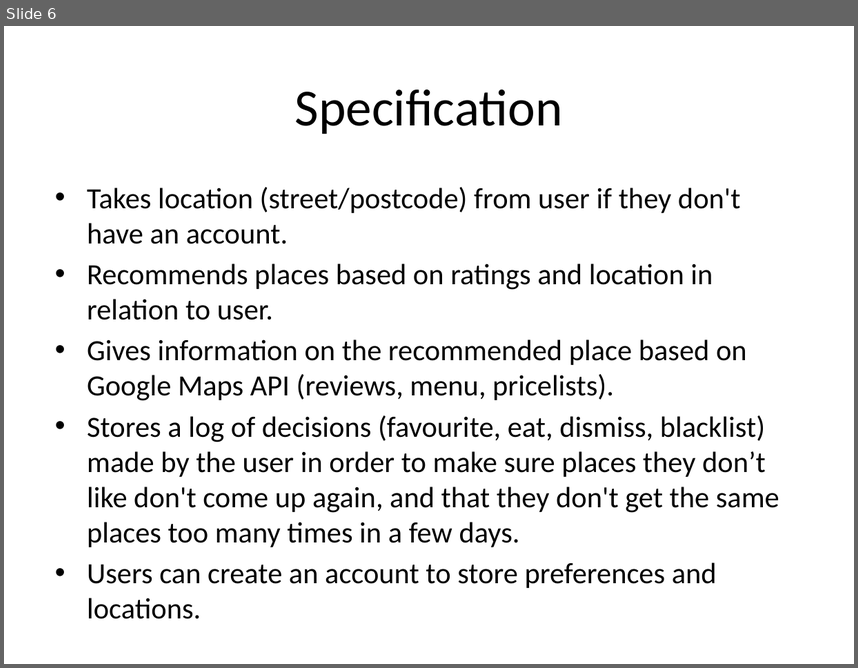
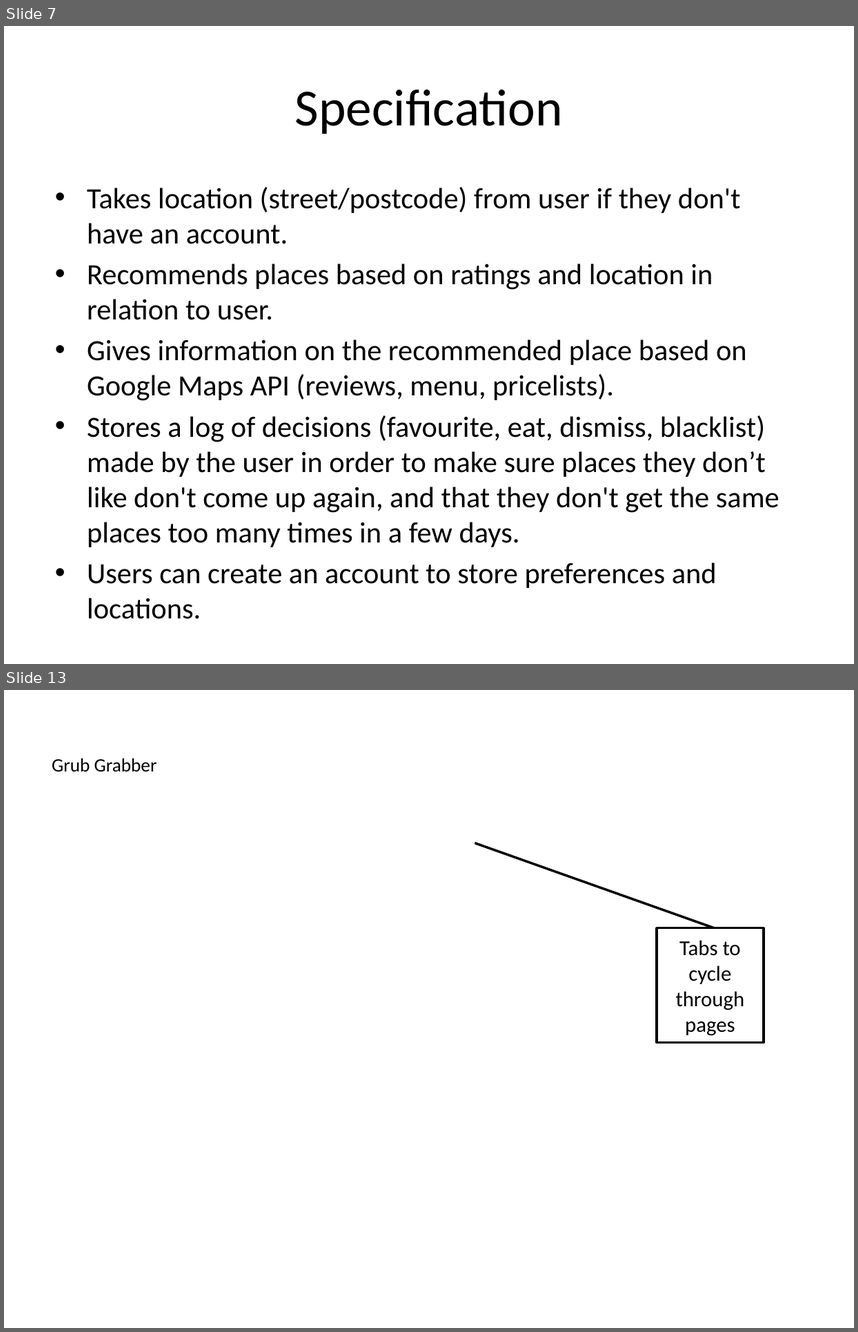
Before and after one commit to isaac-jordan/GrubGrabber, a slide deck: Design/Grub Grabber.pptx. Shown one above the other, each under a label of ours: slide 6 before the commit, slides 7 and 13 after it; the slides between them are not shown. The pictures are 858x668 and 858x1332 pixels, drawn with LibreOffice and Linux fonts; fonts in the diff are those of the drawing; background and template pictures are left out. Boxes give left, top, right and bottom in pixels: in the first picture for what was removed or moved away, otherwise in the second. Text is boxed around its words. In the diff, an @@ line names an element or a change of style, - is before the commit and + after.

```diff
--- a/Design/Grub Grabber.pptx
+++ b/Design/Grub Grabber.pptx
@@ slide 13 added at (4,690,854,1328), background picture (left out) @@
@@ rectangle added at (41,755,168,775), fill #FFFFFF, outline #FFFFFF 2 pt, 16 pt, text #000000 @@
+Grub Grabber
@@ border callout added at (657,928,764,1043), fill #FFFFFF, outline #000000 2 pt, 18 pt, text #000000 @@
+Tabs to cycle through pages
@@ what was slide 6 is now slide 7 @@
```
Also in this commit, not shown: 5 slides changed, 7 other slides added, 4 slides removed.
